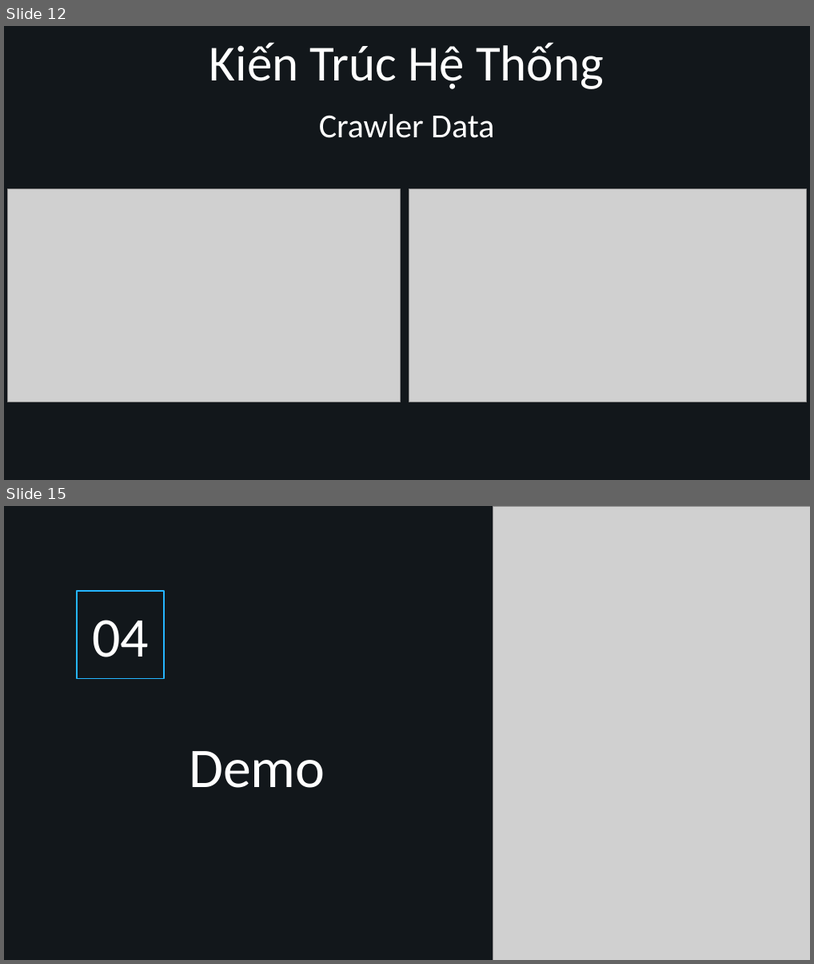
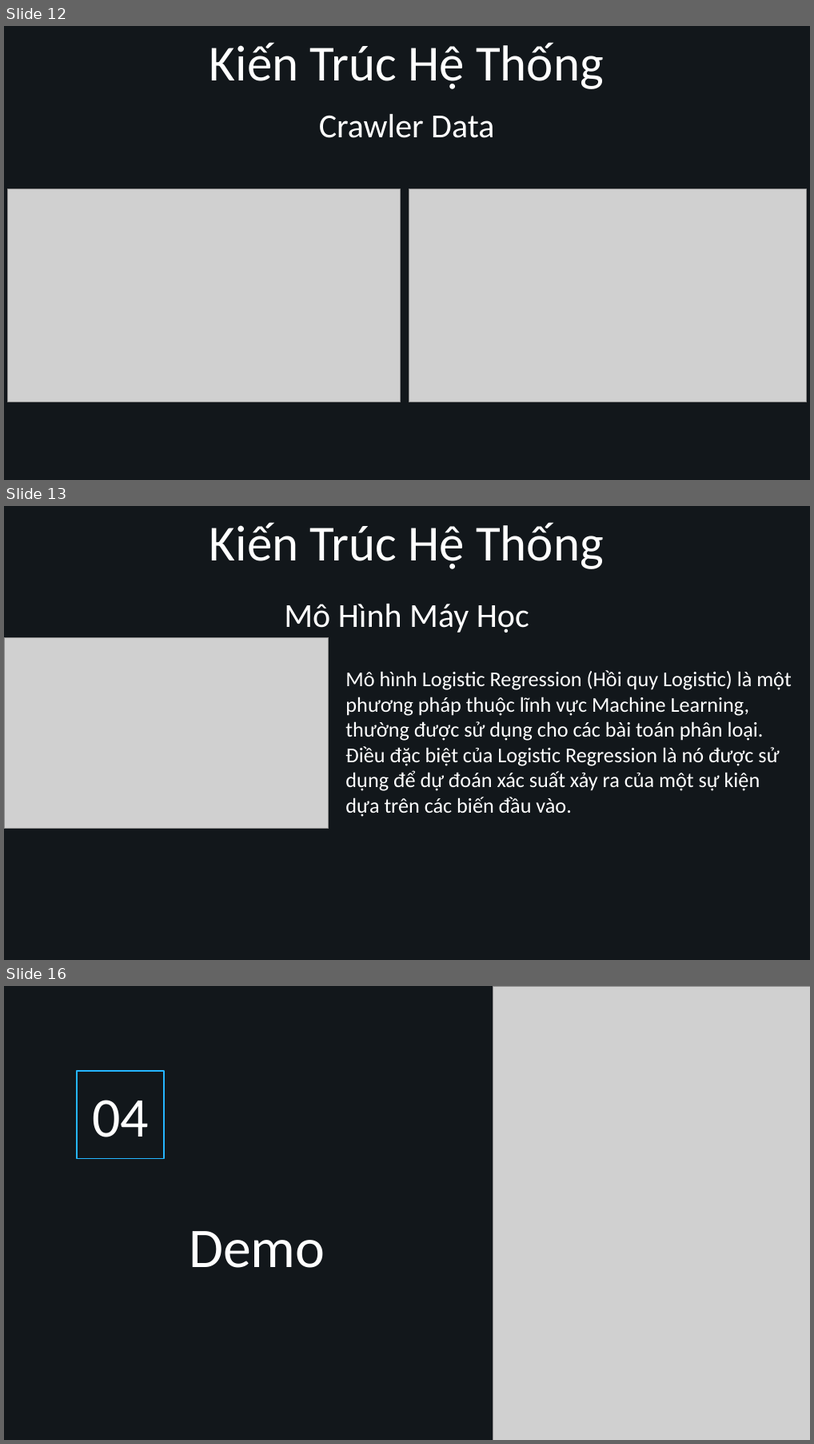
Before and after one commit to PTPhuoc/BIGDATA, a slide deck: Report Big Data Nhóm 5.pptx. Shown one above the other, each under a label of ours: slides 12 and 15 before the commit, slides 12, 13 and 16 after it; the slides between them are not shown. The pictures are 814x964 and 814x1444 pixels, drawn with LibreOffice and Linux fonts; fonts in the diff are those of the drawing; grey boxes stand for pictures; background and template pictures are left out. Boxes give left, top, right and bottom in pixels: in the first picture for what was removed or moved away, otherwise in the second. Text is boxed around its words. In the diff, an @@ line names an element or a change of style, - is before the commit and + after.

```diff
--- a/Report Big Data Nhóm 5.pptx
+++ b/Report Big Data Nhóm 5.pptx
@@ slide 13 added at bbox=[4, 506, 810, 960], background #12171B @@
@@ text added at bbox=[210, 522, 604, 569], 60 pt, text #FFFFFF @@
+Kiến Trúc Hệ Thống
@@ subtitle added at bbox=[284, 604, 530, 632], 40 pt, text #FFFFFF @@
+Mô Hình Máy Học
@@ picture added at bbox=[4, 637, 329, 828] @@
@@ text added at bbox=[346, 670, 792, 816], 25 pt, text #FFFFFF @@
+Mô hình Logistic Regression (Hồi quy Logistic) là một phương pháp thuộc lĩnh vực Machine Learning, thường được sử dụng cho các bài toán phân loại. Điều đặc biệt của Logistic Regression là nó được sử dụng để dự đoán xác suất xảy ra của một sự kiện dựa trên các biến đầu vào.
@@ what was slide 15 is now slide 16 @@
```
Also in this commit, not shown: 5 slides changed, 1 other slide added, 1 slide removed, 1 other file.
